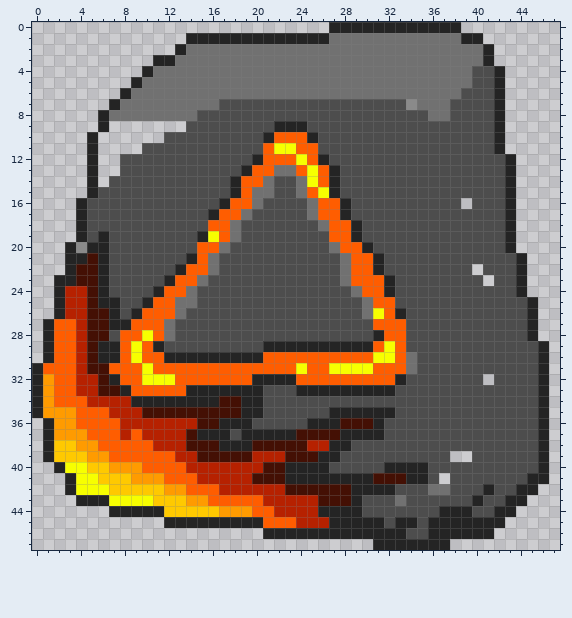
Two states of a pixel-art sprite, Art/16x16 Pixel Art Roguelike (Forest) Pack/items/rune_delt_cursed_ui_desc.png. The picture above is the old version.
The file is 48x48 pixels.
The result:
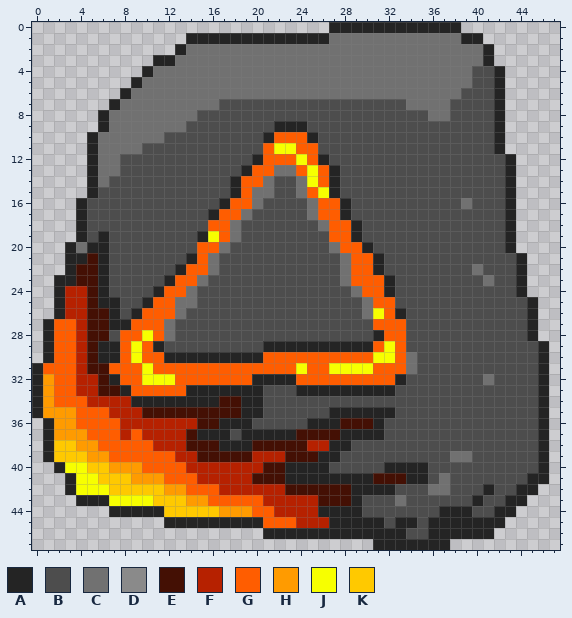
Palette (. is transparent): A #242424  B #4d4d4d  C #717171  D #8a8a8a  E #441004  F #b62100  G #ff5d00  H #ff9b00  J #f7ff00  K #ffc900
Diff:
Colour C now appears in row 9 at x 7 to 13; in row 10 at x 6 to 11; in row 11 at x 6 to 9; in rows 12 to 13 at x 6 to 7; in row 14 at x 6; in row 16 at x 39.
Colour C now appears in row 22 at x 40; in row 23 at x 41; in row 32 at x 41; in row 39 at x 38 to 39; in row 41 at x 37.
The author changed colour D to colour C in row 7 at x 34; in row 20 at x 4.
Where, in picture pixels (left, top, right, bottom), the same in both pictures:
changed: (406, 99, 417, 110)
added: (98, 121, 186, 187)
added: (461, 198, 472, 209)
changed: (76, 242, 87, 253)
added: (472, 264, 494, 286)
added: (483, 374, 494, 385)
added: (439, 451, 472, 484)
